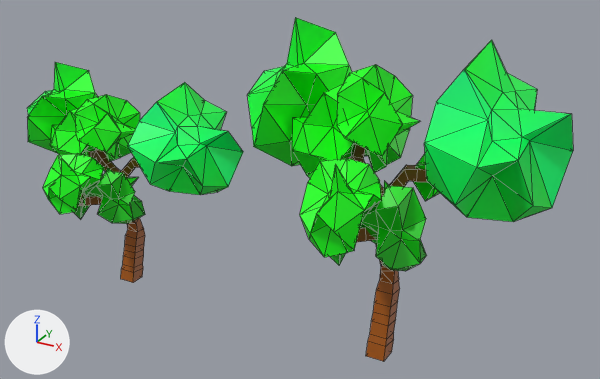
The FBX model Assets/Art/Enviroment/Nature/SM_Env_Trees_02.fbx as it was, and as the next commit left it.
Camera for both pictures: a 50 mm lens placed at (17.0, -25.8, 19.1), pointed at (2.6, 0.3, 6.0). Arrows for +X, +Y and +Z are at lower left; the lights stay in place. The older version comes first. Mesh edges are drawn as thin lines. Where no turn or scale is listed for an object, it has been applied to the vertices.

In view in the first picture: 'SM_Env_Tree_02'.
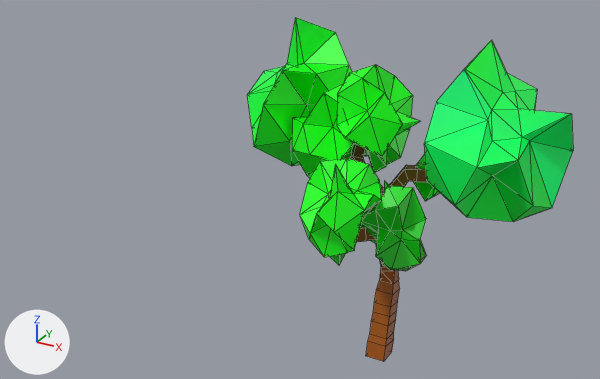
The newer file is also turned or shifted as a whole; pictures and numbers use the older file's frame.

What the commit changed:
me_sm_env_tree_02 is used by ob_sm_env_tree_02; location (0.0, 0.0, 0.0).
me_sm_env_tree_02 had 1280 vertices, 1902 faces and spanned x -12.1..12.6, y -5.1..3.4, z 0.0..12.6.
me_sm_env_tree_02 now has 640 vertices, 951 faces and spans x -0.1..12.6, y -5.1..3.4, z 0.1..12.6.
me_sm_env_tree_02 part 1: 9 loose pieces with 640 vertices, spanning x -12.1..-0.2, y -4.3..2.9, z 0.0..9.4, are deleted.

Boxes (x1, y1, x2, y2) around the edits, measured in the pictures (600 x 379 px):
'SM_Env_Tree_02', reshaped (40% narrower)
    before: (27, 17, 573, 361)
    after: (247, 17, 573, 361)
part 1 of me_sm_env_tree_02, deleted (green)
    before: (27, 62, 243, 283)
